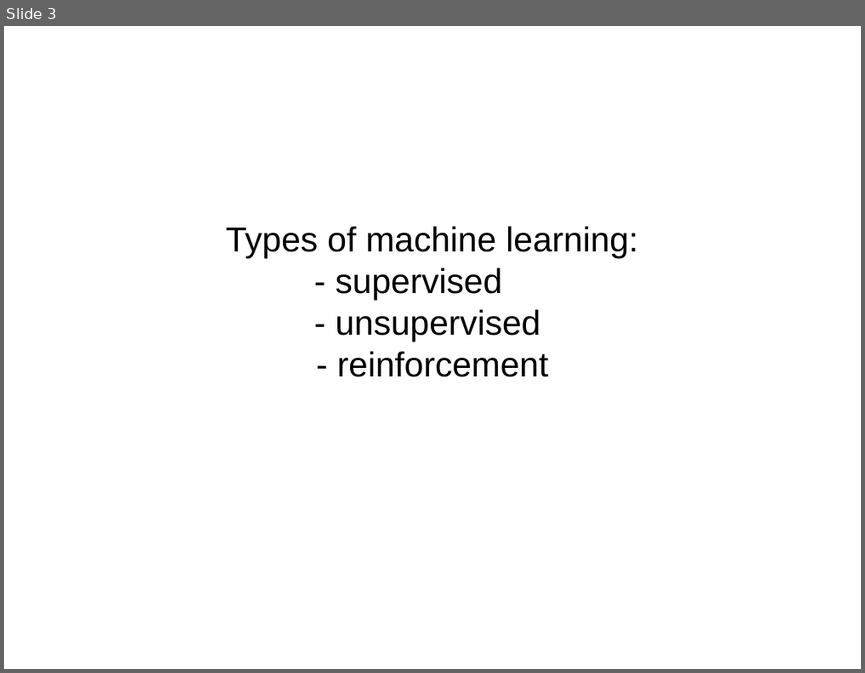
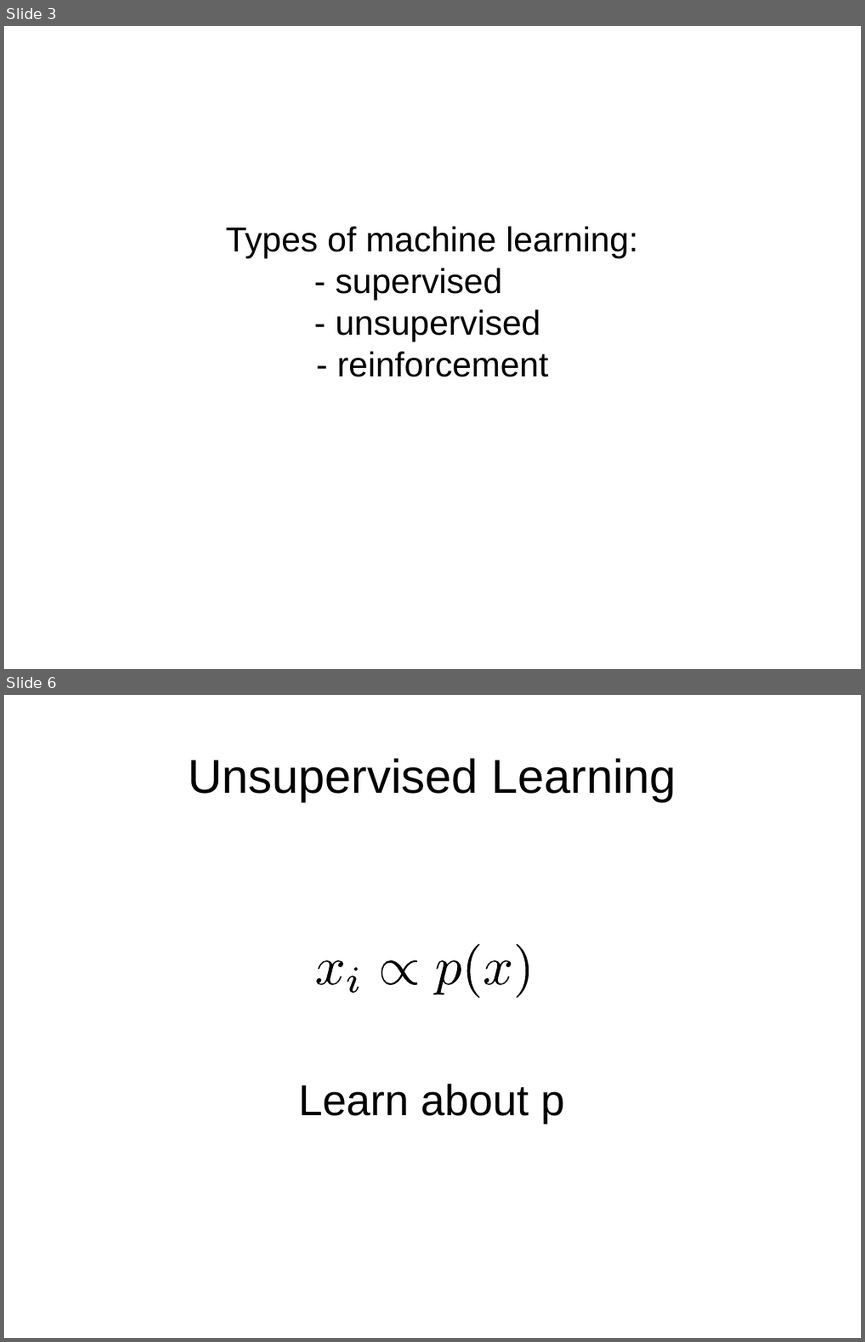
Before and after one commit to amueller/talks_odt, a slide deck: introduction_to_ml_with_python_bnl_2016_bla.odp. Shown one above the other, each under a label of ours: slide 3 before the commit, slides 3 and 6 after it; the slides between them are not shown. The pictures are 865x673 and 865x1342 pixels, drawn with LibreOffice and Linux fonts; fonts in the diff are those of the drawing. Boxes give left, top, right and bottom in pixels: in the first picture for what was removed or moved away, otherwise in the second. Text is boxed around its words. In the diff, an @@ line names an element or a change of style, - is before the commit and + after.

```diff
--- a/introduction_to_ml_with_python_bnl_2016_bla.odp
+++ b/introduction_to_ml_with_python_bnl_2016_bla.odp
@@ slide 6 added at [4, 695, 861, 1338], background #FFFFFF @@
@@ title added at [188, 758, 676, 801], 44 pt, text #000000 @@
+Unsupervised Learning
@@ group added at [317, 944, 528, 998]: 7 freeform shapes @@
@@ text added at [298, 1083, 564, 1123], 40 pt, text #000000 @@
+Learn about p
```
Also in this commit, not shown: 4 slides changed, 1 slide removed.
